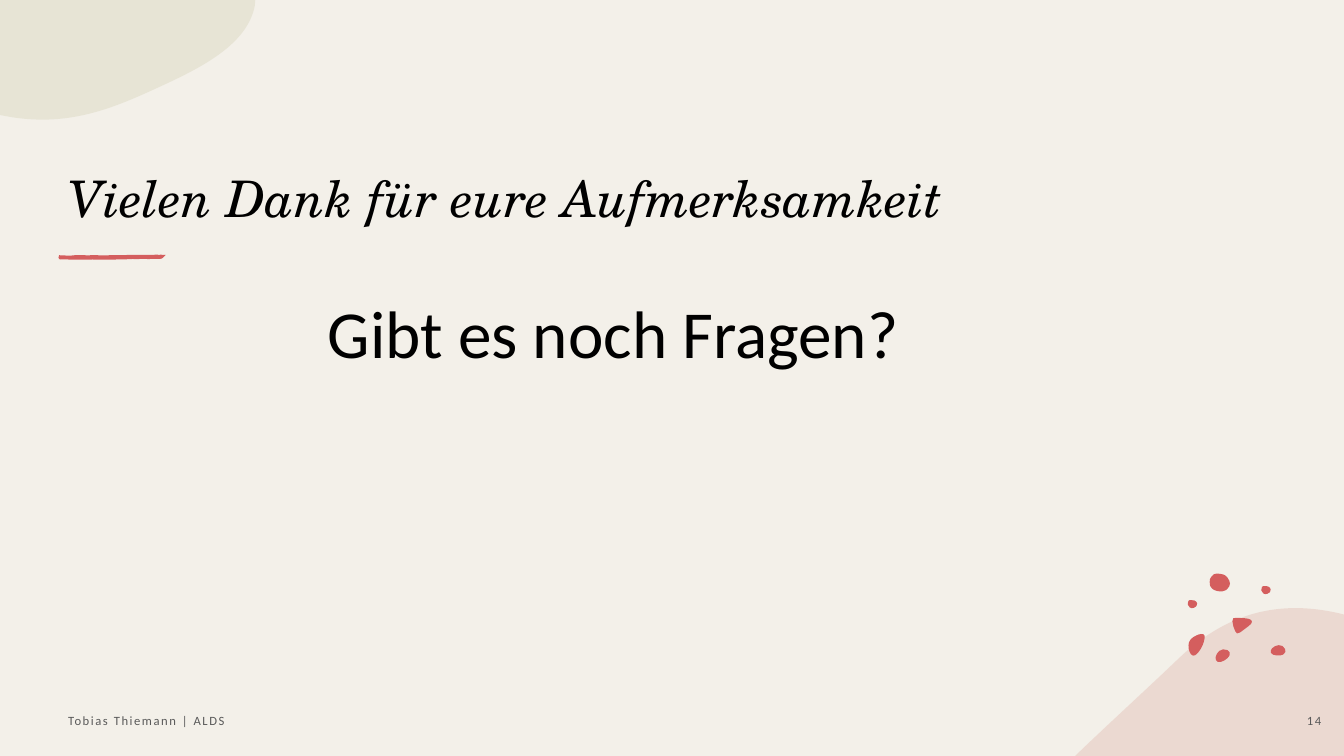
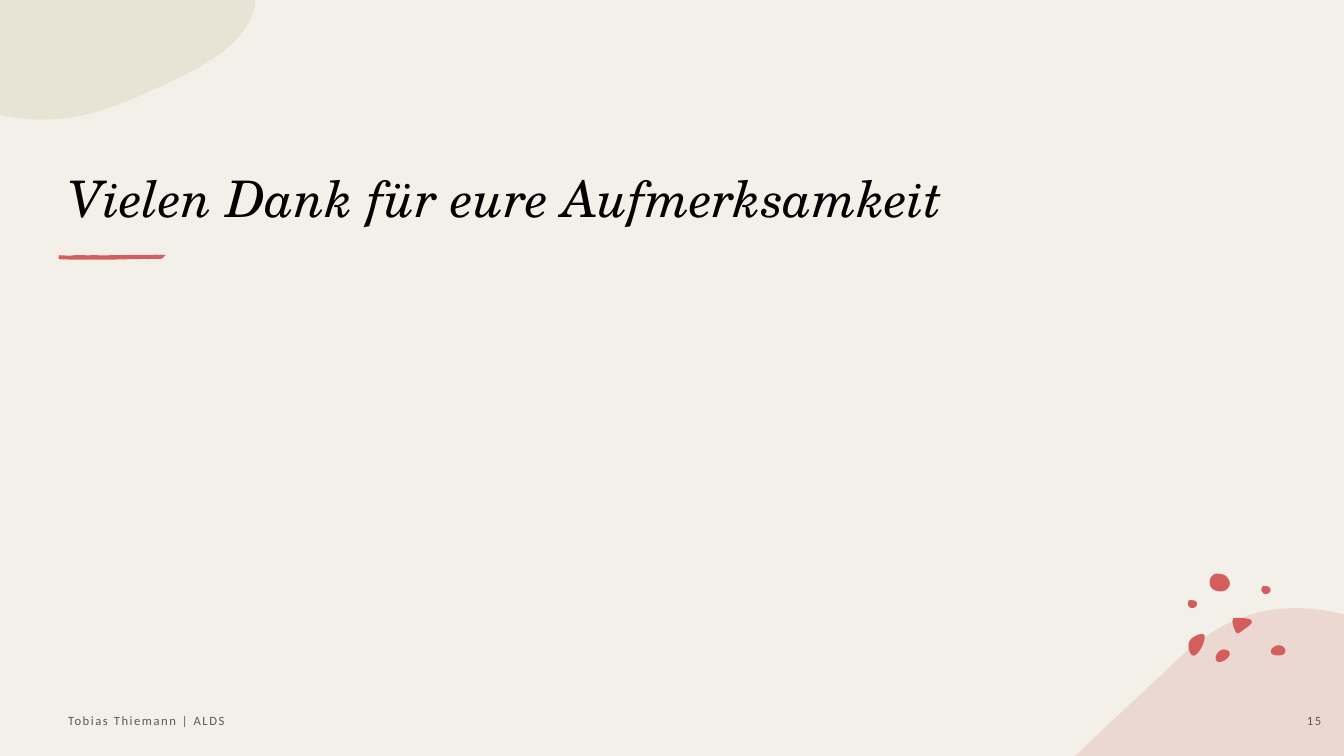
Before and after one commit to Tabisch/ALDS2324, a slide deck: slide 15 of Seminar/Rucksack-Problem_Thiemann.pptx (slide 14 before the commit). Drawn at 1344x756 pixels with LibreOffice and Linux fonts; fonts in the diff are those of the drawing. Boxes give left, top, right and bottom in pixels: in the first picture for what was removed or moved away, otherwise in the second. Text is boxed around its words. In the diff, an @@ line names an element or a change of style, - is before the commit and + after.

```diff
--- a/Seminar/Rucksack-Problem_Thiemann.pptx
+++ b/Seminar/Rucksack-Problem_Thiemann.pptx
@@ text removed at <box>328,311,898,370</box> @@
-Gibt es noch Fragen?
@@ page number at <box>1307,717,1321,725</box>: text changed @@
-14
+15
```
Also in this commit, not shown: 1 slide added, 2 other files.
